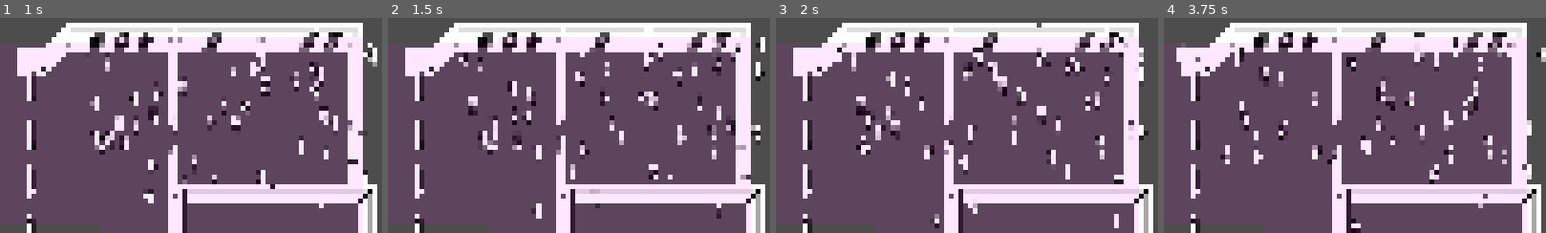
Above: before the commit, frames 1-4 (left to right).
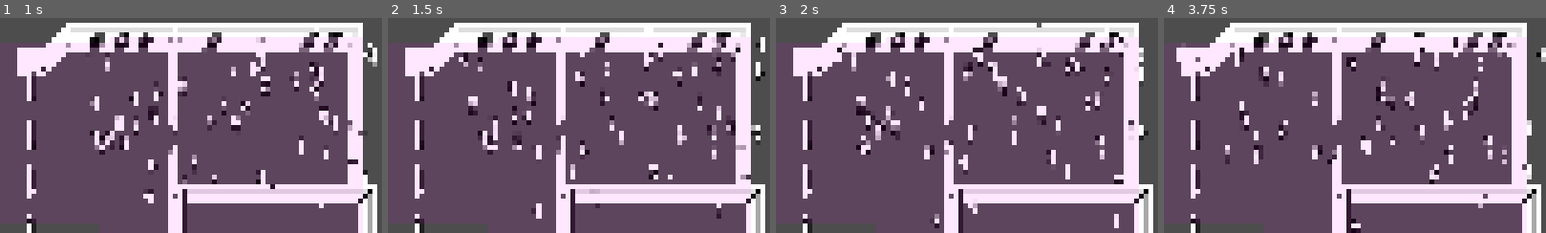
Above: after the commit, the same moments.

Repository: kscd/masquerade-ball-heist
Game: Godot game, scene res://scenes/sam.tscn
The game is run twice, just before and just after one commit, with the same random seed, the same clock (stepped at 60 frames per second) and the same inputs. This scene is started directly instead of the project's main scene. The engine's default icon, where the game draws it, is replaced by a stand-in: a white triangle on a blue panel in a dark square.
Inputs (mouse positions are % of the whole screen's width and height, from its top left):
- Up to frame 1 (1 s): tap Enter at 0.5 s; move the mouse to (72, 45) at 0.52 s; hold D (right) from 0.53 s (still down); click (72, 45) at 0.67 s
- Up to frame 2 (1.5 s): move the mouse to (30, 55) at 1.27 s; release D (right) at 1.28 s; hold S (down) from 1.28 s (still down)
- Up to frame 3 (2 s): keep holding S (down)
- Up to frame 4 (3.75 s): move the mouse to (60, 28) at 2.02 s; release S (down) at 2.03 s; hold D (right) 2.03-2.78 s; move the mouse to (45, 70) at 2.77 s; hold W (up) 2.78-3.53 s; click (45, 70) at 2.92 s; move the mouse to (80, 65) at 3.52 s; hold A (left) from 3.53 s (still down)
The pictures show only the part of the screen within x 50-100%, y 0-50%; the shares and areas given below are measured in that part.

Frame 1 is identical in both runs. In frame 2, 0.1% of the frame differs, in the area x 23-28%, y 52-60%; in frame 3, 0.1%; in frame 4, 0.5%, in the area x 14-69%, y 6-68%.

Commit message:
Add push mechanism to agents

Diff:
--- /dev/null
+++ b/scenes/main.tscn
@@ -0,0 +1,10 @@
+[gd_scene format=3 uid="uid://bnbg1jqpalkpn"]
+
+[ext_resource type="PackedScene" uid="uid://c30c6v3tnaph1" path="res://scenes/player.tscn" id="1_o5qli"]
+[ext_resource type="PackedScene" uid="uid://fgnq6frat0i3" path="res://scenes/seeker.tscn" id="2_0wfyh"]
+
+[node name="Main" type="Node2D" unique_id=63234984]
+
+[node name="Player" parent="." unique_id=1129632678 instance=ExtResource("1_o5qli")]
+
+[node name="Cursor" parent="." unique_id=105940319 instance=ExtResource("2_0wfyh")]
--- /dev/null
+++ b/scenes/testing/AgentTesting.tscn
@@ -0,0 +1,49 @@
+[gd_scene format=3 uid="uid://sgjccjo5o1os"]
+
+[ext_resource type="PackedScene" uid="uid://d25fgre156d1g" path="res://scenes/crowd_manager.tscn" id="1_1oy5q"]
+
+[sub_resource type="SegmentShape2D" id="SegmentShape2D_i0j6o"]
+a = Vector2(1497, 4)
+b = Vector2(-1235, 7)
+
+[sub_resource type="SegmentShape2D" id="SegmentShape2D_cqdmk"]
+a = Vector2(62, 602)
+b = Vector2(52, -657)
+
+[sub_resource type="SegmentShape2D" id="SegmentShape2D_4o3o0"]
+a = Vector2(1042, 2)
+b = Vector2(-1129, 4)
+
+[sub_resource type="SegmentShape2D" id="SegmentShape2D_cuo03"]
+a = Vector2(0, 658)
+b = Vector2(-2, -554)
+
+[node name="AgentTesting" type="Node2D" unique_id=1416124967]
+
+[node name="StaticBody2DN" type="StaticBody2D" parent="." unique_id=1399929584]
+position = Vector2(969, -2)
+
+[node name="CollisionShape2D" type="CollisionShape2D" parent="StaticBody2DN" unique_id=142025605]
+shape = SubResource("SegmentShape2D_i0j6o")
+
+[node name="StaticBody2DE" type="StaticBody2D" parent="." unique_id=518411037]
+position = Vector2(1922, 542)
+
+[node name="CollisionShape2D" type="CollisionShape2D" parent="StaticBody2DE" unique_id=641248322]
+position = Vector2(-50, 21)
+shape = SubResource("SegmentShape2D_cqdmk")
+
+[node name="StaticBody2DS" type="StaticBody2D" parent="." unique_id=1667521368]
+position = Vector2(955, 1080)
+
+[node name="CollisionShape2D" type="CollisionShape2D" parent="StaticBody2DS" unique_id=1408477034]
+shape = SubResource("SegmentShape2D_4o3o0")
+
+[node name="StaticBody2DW" type="StaticBody2D" parent="." unique_id=15513397]
+position = Vector2(0, 500)
+
+[node name="CollisionShape2D" type="CollisionShape2D" parent="StaticBody2DW" unique_id=170558056]
+shape = SubResource("SegmentShape2D_cuo03")
+
+[node name="CrowdManager" parent="." unique_id=61583125 instance=ExtResource("1_1oy5q")]
+position = Vector2(233, 182)
--- a/scripts/crowd_agent.gd
+++ b/scripts/crowd_agent.gd
@@ -26,6 +26,12 @@
 @export var dir_commit_max: float = 0.9      # seconds: adds variety
 @export var dir_noise_deg: float = 10.0      # randomness in direction decision (degrees)
 @export var switch_hysteresis: float = 0.15  # 0..1: higher = less switching
+
+@export var push_radius: float = 28.0
+@export var max_side_push: float = 180.0
+@export var push_forward_ratio: float = 0.20
+@export var push_falloff_exp: float = 1.5
+@export var max_total_push: float = 260.0
 
 @export var obstacle_mask: int = 1           # collision mask bits for walls
 
@@ -55,7 +61,19 @@
 
 func physics_step(dt: float) -> void:
 	_maybe_start_idle(dt)
+
+	# Always compute push (even while idling)
+	var push_vec := _compute_total_push_vector()
+	if push_vec.length_squared() > 0.0001:
+		%MovementController.push_direction = push_vec.normalized()
+		%MovementController.push_force = push_vec.length()
+	else:
+		%MovementController.push_direction = Vector2.ZERO
+		%MovementController.push_force = 0.0
+
+	# If idling: don't do AI steering, but still allow push to move us
 	if _update_idle(dt):
+		%MovementController.input_direction = Vector2.ZERO
 		return
 	_repick_timer -= dt
 
@@ -306,3 +324,35 @@
 
 func _pick_commit_time() -> float:
 	return randf_range(dir_commit_min, dir_commit_max)
+
+func _compute_total_push_vector() -> Vector2:
+	if _mgr == null:
+		return Vector2.ZERO
+
+	var neighbors := _mgr.get_neighbors(global_position, push_radius)
+	if neighbors.is_empty():
+		return Vector2.ZERO
+
+	var total := Vector2.ZERO
+
+	for n in neighbors:
+		if n == self:
+			continue
+		var other := n as CrowdAgent
+		if other == null:
+			continue
+
+		total += PushSolver2D.compute_push_on_a(
+			global_position,
+			_speed,
+			_heading,
+			other.global_position,
+			other._speed,
+			other._heading,
+			push_radius,
+			max_side_push,
+			push_forward_ratio,
+			push_falloff_exp
+		)
+
+	return total.limit_length(max_total_push)
--- a/scripts/movement.gd
+++ b/scripts/movement.gd
@@ -32,6 +32,8 @@
 	else:
 		stop_hop()
 
+
+
 func start_hop():
 	if is_hopping: return
 	is_hopping = true
--- /dev/null
+++ b/scripts/push_solver.gd
@@ -0,0 +1,70 @@
+# PushSolver2D.gd
+extends RefCounted
+class_name PushSolver2D
+
+static func compute_push_on_a(
+	pos_a: Vector2,
+	speed_a: float,
+	dir_a: Vector2,   # expected unit
+	pos_b: Vector2,
+	speed_b: float,
+	dir_b: Vector2,   # expected unit
+	radius: float,
+	max_push: float,
+	falloff_exp: float = 1.5,
+	side_bias: float = 0.65,   # 0..1 (higher = more sideways, less "bounce")
+	min_speed_factor: float = 0.3
+) -> Vector2:
+	var offset := pos_a - pos_b
+	var dist := offset.length()
+
+	if dist <= 0.001 or dist >= radius:
+		return Vector2.ZERO
+
+	# Direction from B -> A
+	var n := offset / dist
+
+	# 1) Proximity (0..1), stronger when closer
+	var t := 1.0 - (dist / radius)
+	var proximity := pow(t, falloff_exp)
+
+	# Normalize directions defensively (in case they're slightly off)
+	var db := dir_b
+	if db.length_squared() > 0.0001:
+		db = db.normalized()
+	else:
+		return Vector2.ZERO
+
+	var da := dir_a
+	if da.length_squared() > 0.0001:
+		da = da.normalized()
+	else:
+		da = Vector2.ZERO
+
+	# 2) Intent: is B moving toward A?
+	# Use B's movement direction vs the vector toward A (which is -n from B's perspective)
+	var toward := maxf(0.0, (-n).dot(db))  # 0..1
+
+	# If B isn't heading into A, no push (prevents "magnetic" pushing)
+	if toward <= 0.0:
+		return Vector2.ZERO
+
+	# 3) Direction bias: mostly sideways, slightly away
+	var side := Vector2(-db.y, db.x)          # perpendicular to B's facing
+	var side_sign := signf(side.dot(offset))  # pick the side A is on
+	var sideways := side * side_sign
+
+	var away_weight := 1.0 - side_bias
+	var push_dir := (n * away_weight + sideways * side_bias)
+	if push_dir.length_squared() < 0.0001:
+		push_dir = n
+	else:
+		push_dir = push_dir.normalized()
+
+	# 4) Speed factor: fast B pushes harder than A; clamp to keep some push even at similar speeds
+	var rel_speed := maxf(speed_b - speed_a, 0.0)
+	var speed_factor := clampf(rel_speed / max_push, min_speed_factor, 1.0)
+
+	# Final strength
+	var strength := max_push * proximity * toward * speed_factor
+	return push_dir * strength
Not shown, added: scripts/push_solver.gd.uid
